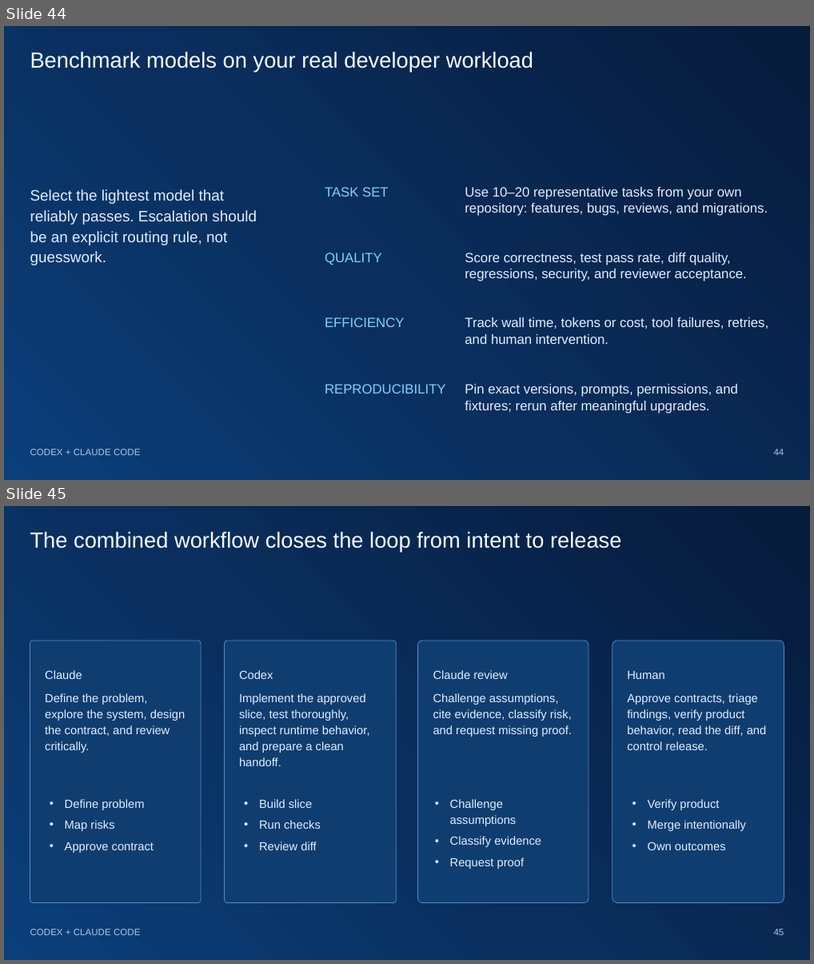
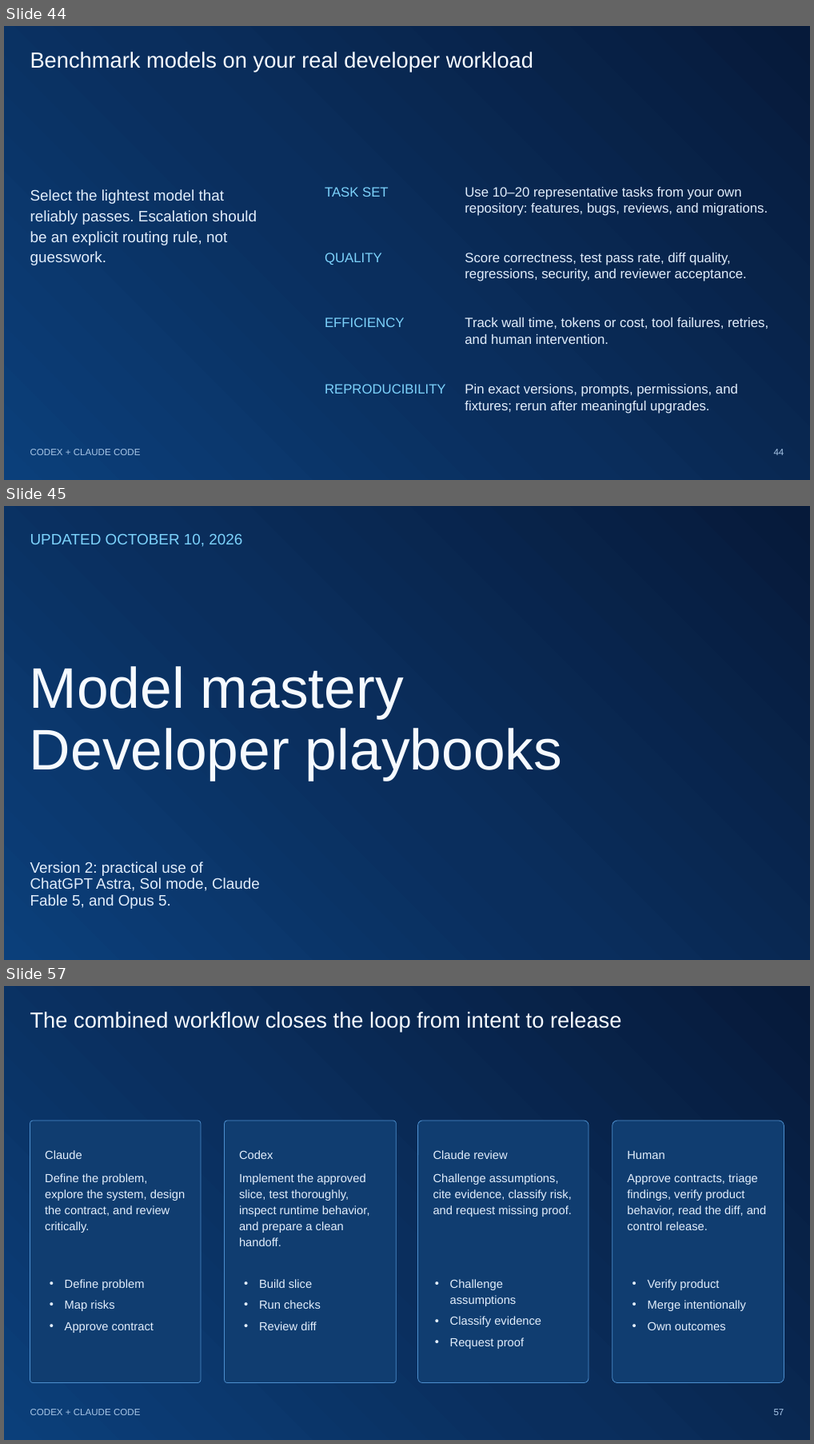
Before and after one commit to yonimillipro/codex-claude-senior-programmer-guide, a slide deck: presentation/Codex-and-Claude-Senior-Programmer-Guide-Updated-2026-10.pptx. Shown one above the other, each under a label of ours: slides 44 and 45 before the commit, slides 44, 45 and 57 after it; the slides between them are not shown. The pictures are 814x964 and 814x1444 pixels, drawn with LibreOffice and Linux fonts; fonts in the diff are those of the drawing. Boxes give left, top, right and bottom in pixels: in the first picture for what was removed or moved away, otherwise in the second. Text is boxed around its words. In the diff, an @@ line names an element or a change of style, - is before the commit and + after.

Commit message:
Publish Version 2 model mastery and matching PowerPoint

```diff
--- a/presentation/Codex-and-Claude-Senior-Programmer-Guide-Updated-2026-10.pptx
+++ b/presentation/Codex-and-Claude-Senior-Programmer-Guide-Updated-2026-10.pptx
@@ slide 45 added at box(4, 506, 810, 960), background gradient #061A3A to #0A2E5D to #0B3F7A @@
@@ text added at box(30, 534, 242, 547), 18 pt, text #7DD3FC @@
+UPDATED OCTOBER 10, 2026
@@ title added at box(30, 666, 562, 780), 68 pt, text #F6FAFF @@
+Model mastery
+Developer playbooks
@@ subtitle added at box(30, 861, 260, 908), 18 pt, text #E2EEFC @@
+Version 2: practical use of ChatGPT Astra, Sol mode, Claude Fable 5, and Opus 5.
@@ what was slide 45 is now slide 57 @@
@@ page number at box(774, 1408, 785, 1415): text changed @@
-45
+57
```
Also in this commit, not shown: 3 slides changed, 11 other slides added, 5 other files.
